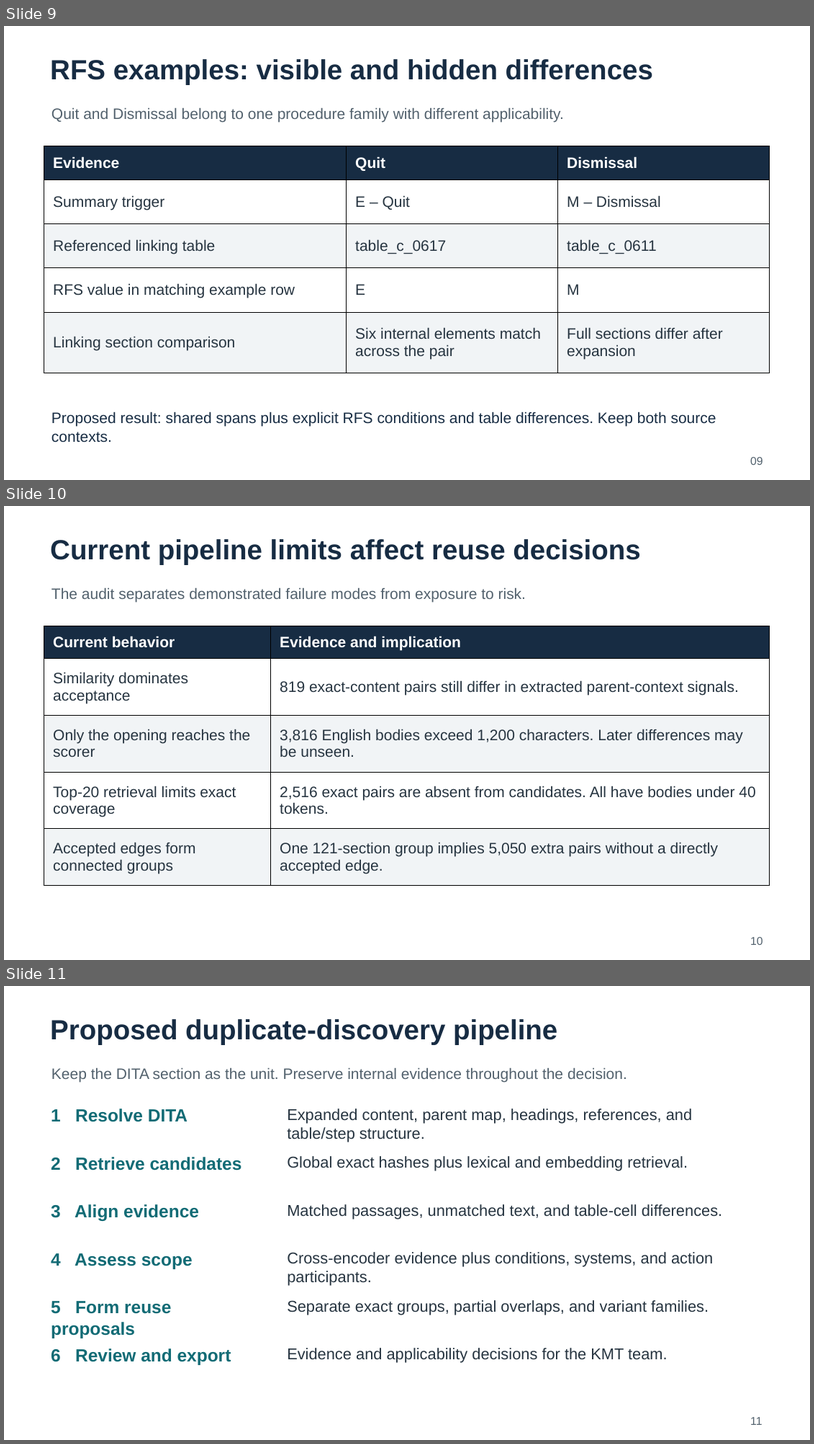
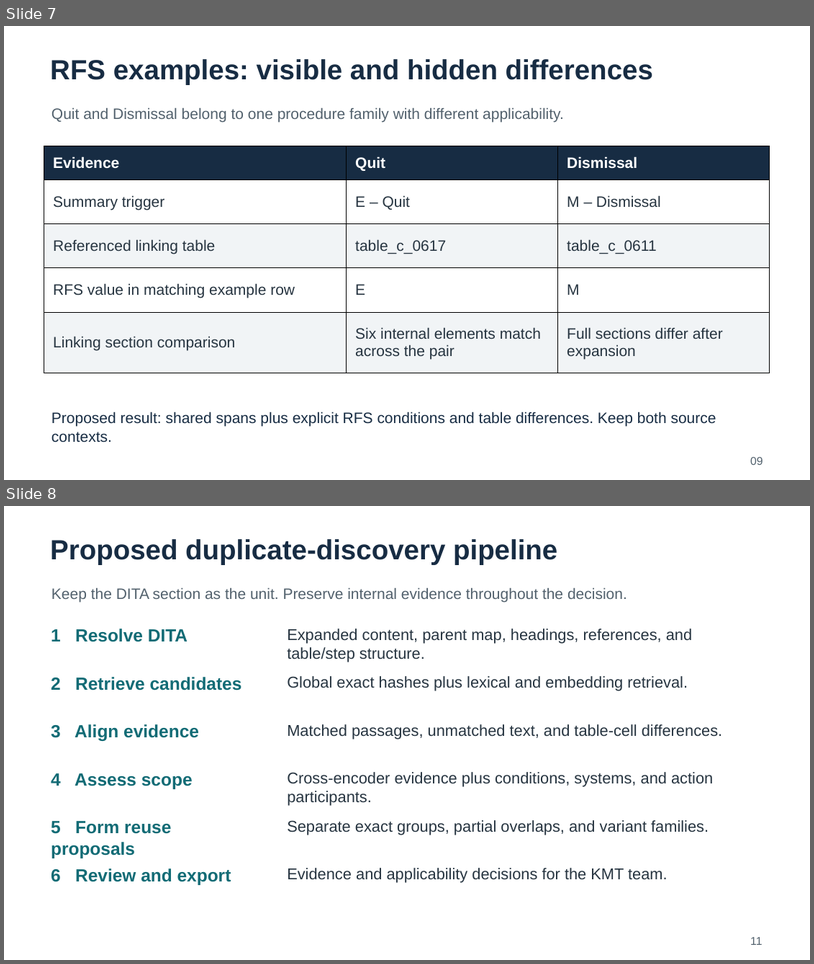
Before and after one commit to HengZ121/Deduplication_Agent, a slide deck: outputs/presentations/ORT_Findings_and_Proposed_Pipeline_2026-09-24.pptx. Shown one above the other, each under a label of ours: slides 9, 10 and 11 before the commit, slides 7 and 8 after it. The pictures are 814x1444 and 814x964 pixels, drawn with LibreOffice and Linux fonts; fonts in the diff are those of the drawing. Boxes give left, top, right and bottom in pixels: in the first picture for what was removed or moved away, otherwise in the second. Text is boxed around its words. In the diff, an @@ line names an element or a change of style, - is before the commit and + after.

```diff
--- a/outputs/presentations/ORT_Findings_and_Proposed_Pipeline_2026-09-24.pptx
+++ b/outputs/presentations/ORT_Findings_and_Proposed_Pipeline_2026-09-24.pptx
@@ slide 10 removed at bbox=[4, 506, 810, 960], background #FFFFFF @@
@@ text removed at bbox=[50, 539, 640, 565] @@
-Current pipeline limits affect reuse decisions
@@ text removed at bbox=[52, 588, 526, 602] @@
-The audit separates demonstrated failure modes from exposure to risk.
@@ table removed at bbox=[44, 626, 771, 885], 5 rows, 2 columns @@
-Current behavior | Evidence and implication
-Similarity dominates acceptance | 819 exact-content pairs still differ in extracted parent-context signals.
-Only the opening reaches the scorer | 3,816 English bodies exceed 1,200 characters. Later differences may be unseen.
-Top-20 retrieval limits exact coverage | 2,516 exact pairs are absent from candidates. All have bodies under 40 tokens.
-Accepted edges form connected groups | One 121-section group implies 5,050 extra pairs without a directly accepted edge.
@@ text removed at bbox=[751, 937, 763, 944] @@
-10
@@ what was slide 9 is now slide 7 @@
@@ what was slide 11 is now slide 8 @@
```
Also in this commit, not shown: 1 slide changed, 3 other slides removed.
